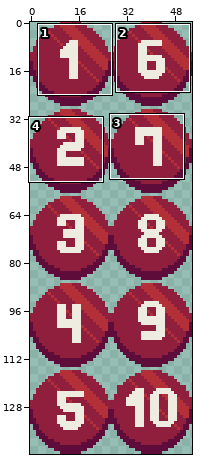
Pixel-art file, stored at arte/botao.aseprite. The first picture is a wide view before the edit; the outline marks the close-up.
Close-up. As it was:
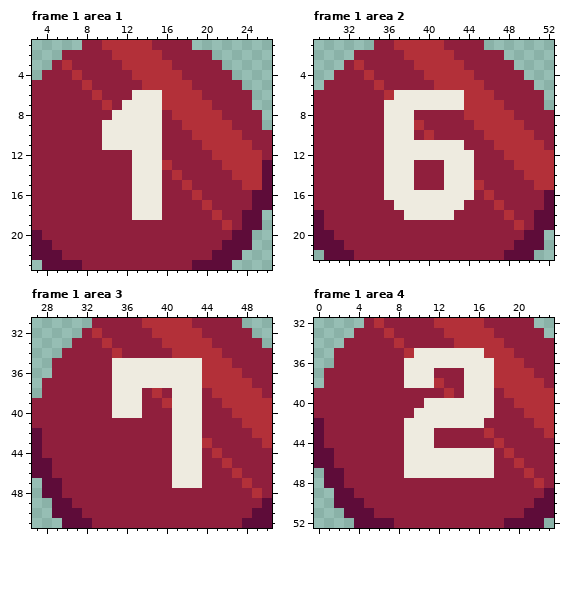
54x144 pixels, 2 frames. Shown: frame 1 area 1: x 3..26, y 1..23; frame 1 area 2: x 29..52, y 1..22; frame 1 area 3: x 27..50, y 31..51; frame 1 area 4: x 0..23, y 32..52. The commit also changed other frames or places, which this record leaves out.
The same view after the edit:
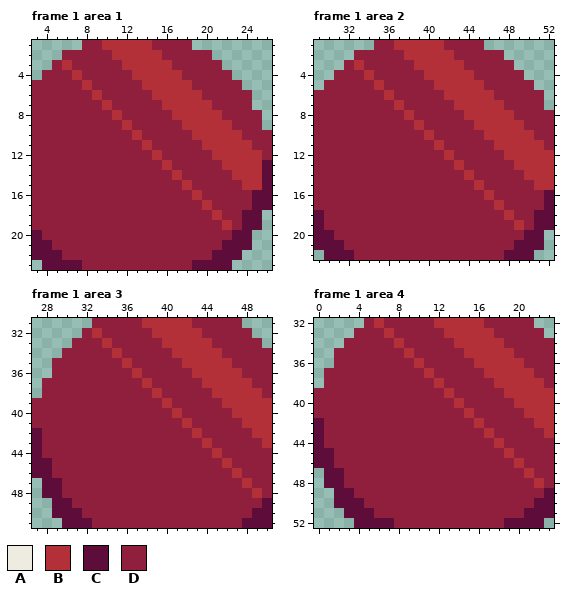
Palette (. is transparent): A #eeebe0  B #b33039  C #5e0c39  D #901f3d
Edits made:
layer "numero" now hidden
Frame 1 area 1:
y 6: x 13..15 AAA -> DDB
y 7: x 12..15 AAAA -> DDDD
y 8: x 11..15 AAAAA -> BDDDD
y 9: x 10..15 AAAAAA -> DDBDDD
y 10: x 10..15 AAAAAA -> DDDBDD
y 11: x 10..15 AAAAAA -> DDDDBD
y 12: x 13..15 AAA -> DDB
y 13..18: x 13..15 AAA -> DDD
Frame 1 area 2:
y 6: x 37..43 AAAAAAA -> DDDDDBB
y 7: x 36..43 AAAAAAAA -> DBDDDDDB
y 8: x 36..38 AAA -> DDB
y 9..10: x 36..38 AAA -> DDD
y 11: x 36..43 AAAAAAAA -> DDDDDBDD
y 12: x 36..44 AAAAAAAAA -> DDDDDDBDD
y 13: x 36..38 AAA -> DDD; x 42..44 AAA -> DBD
y 14: x 36..38 AAA -> DDD; x 42..44 AAA -> DDB
y 15: x 36..38 AAA -> DDD; x 42..44 AAA -> DDD
y 16: x 36..44 AAAAAAAAA -> DDDDDDDDD
y 17: x 37..43 AAAAAAA -> DDDDDDD
y 18: x 38..42 AAAAA -> DDDDD
Frame 1 area 3:
y 35: x 35..43 AAAAAAAAA -> DBDDDDDBB
y 36: x 35..43 AAAAAAAAA -> DDBDDDDDB
y 37: x 35..43 AAAAAAAAA -> DDDBDDDDD
y 38..39: x 35..37 AAA -> DDD; x 41..43 AAA -> DDD
y 40: x 35..37 AAA -> DDD; x 41..43 AAA -> BDD
y 41: x 41..43 AAA -> DBD
y 42: x 41..43 AAA -> DDB
y 43..47: x 41..43 AAA -> DDD
Frame 1 area 4:
y 35: x 10..16 AAAAAAA -> DDDDDBB
y 36: x 9..17 AAAAAAAAA -> DBDDDDDBB
y 37: x 9..11 AAA -> DDB; x 15..17 AAA -> DDB
y 38: x 9..11 AAA -> DDD; x 15..17 AAA -> DDD
y 39: x 15..17 AAA -> DDD
y 40: x 11..17 AAAAAAA -> DDDBDDD
y 41: x 10..17 AAAAAAAA -> DDDDDBDD
y 42: x 9..16 AAAAAAAA -> DDDDDDDB
y 43..44: x 9..11 AAA -> DDD
y 45..47: x 9..17 AAAAAAAAA -> DDDDDDDDD
